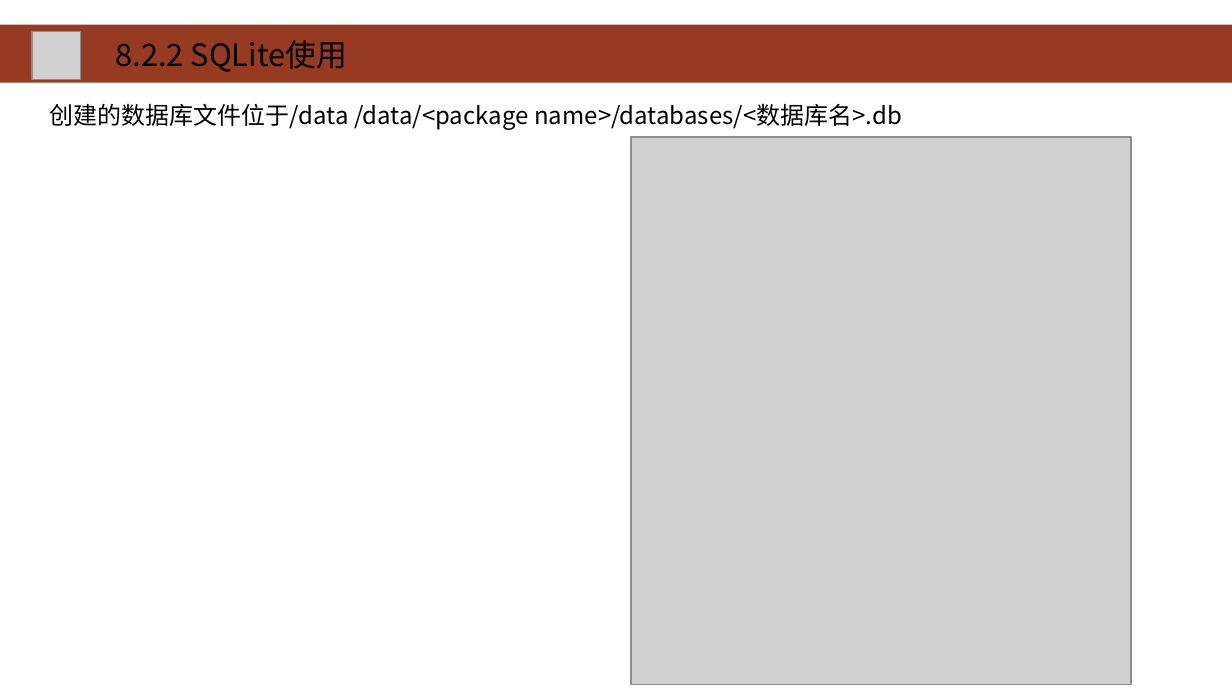
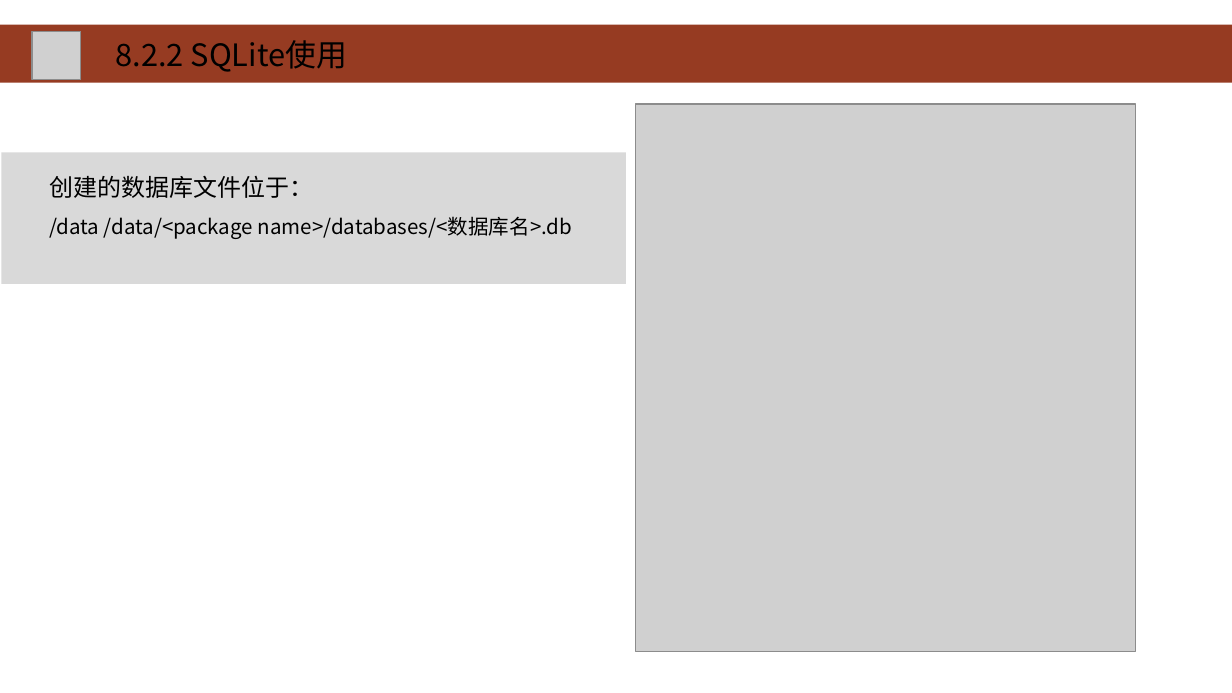
Before and after one commit to HBU/Android-PPT, a slide deck: slide 21 of 08.0 -- 数据存储 -- 第08章.pptx. Drawn at 1232x693 pixels with LibreOffice and Linux fonts; fonts in the diff are those of the drawing; grey boxes stand for pictures; background and template pictures are left out. Boxes give left, top, right and bottom in pixels: in the first picture for what was removed or moved away, otherwise in the second. Text is boxed around its words. In the diff, an @@ line names an element or a change of style, - is before the commit and + after.

```diff
--- a/08.0 -- 数据存储 -- 第08章.pptx
+++ b/08.0 -- 数据存储 -- 第08章.pptx
@@ picture: place and size @@
-picture at [631,137,1131,684]
+picture at [636,103,1136,650]
@@ rectangle "创建的数据库文件位于：": place and size @@
-rectangle "创建的数据库文件位于：" at [49,104,902,130]
+rectangle "创建的数据库文件位于：" at [1,153,626,285]
@@ rectangle "创建的数据库文件位于：" at [1,153,626,285]: fill none to #D9D9D9 @@
@@ text in rectangle at [49,176,573,239]: text changed; size 14 to 12 pt @@
-创建的数据库文件位于/data /data/<package name>/databases/<数据库名>.db
+创建的数据库文件位于：
+/data /data/<package name>/databases/<数据库名>.db
```
Also in this commit, not shown: 27 other slides changed.
